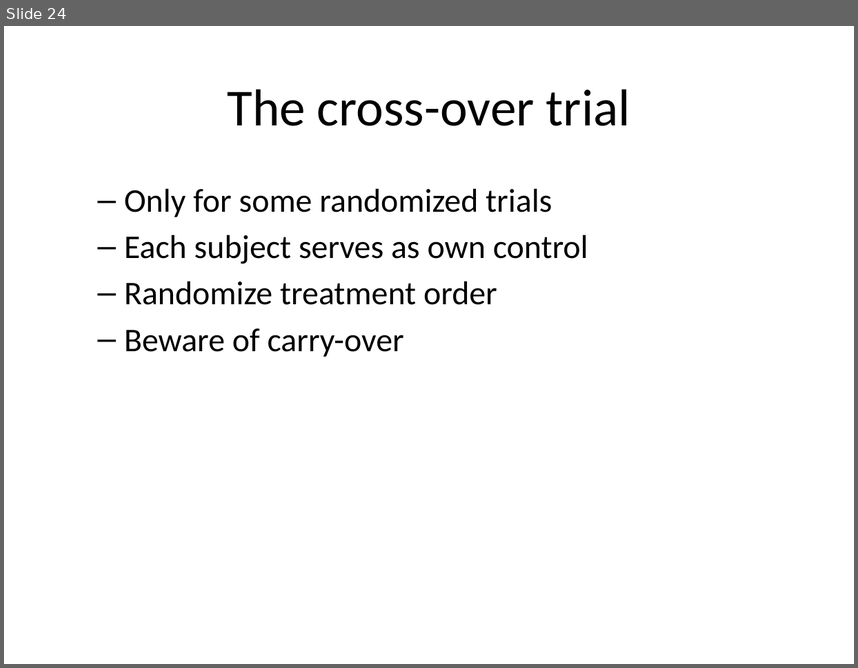
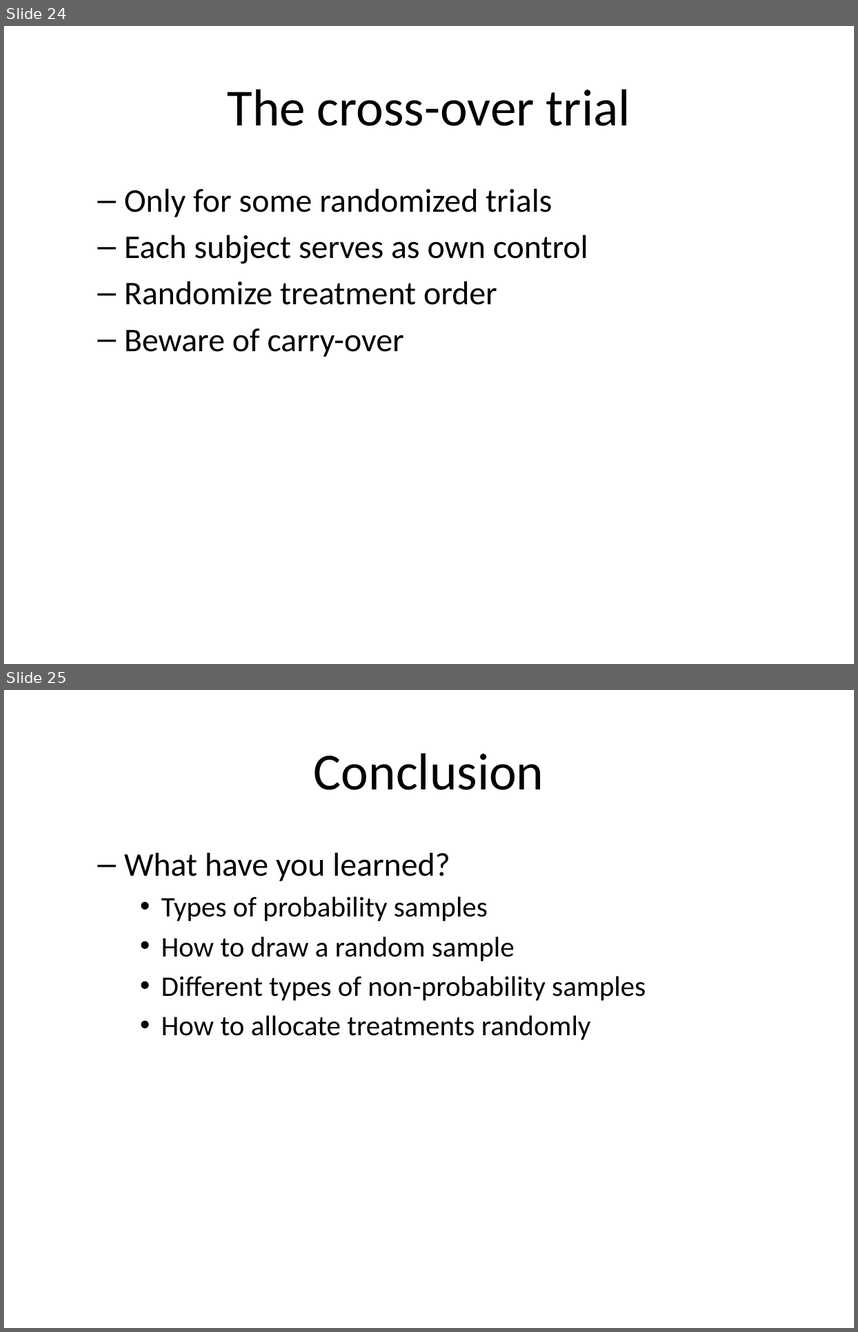
Before and after one commit to pmean/classes, a slide deck: clinical-research-methodology/results/video08-sampling.pptx. Shown one above the other, each under a label of ours: slide 24 before the commit, slides 24 and 25 after it. The pictures are 858x668 and 858x1332 pixels, drawn with LibreOffice and Linux fonts; fonts in the diff are those of the drawing. Boxes give left, top, right and bottom in pixels: in the first picture for what was removed or moved away, otherwise in the second. Text is boxed around its words. In the diff, an @@ line names an element or a change of style, - is before the commit and + after.

```diff
--- a/clinical-research-methodology/results/video08-sampling.pptx
+++ b/clinical-research-methodology/results/video08-sampling.pptx
@@ slide 25 added at [4, 690, 854, 1328], background #FFFFFF @@
@@ title added at [314, 753, 544, 790], 44 pt, text #000000 @@
+Conclusion
@@ text added at [124, 852, 646, 1040], 24 pt, text #000000 @@
+  – What have you learned?
+    • Types of probability samples
+    • How to draw a random sample
+    • Different types of non-probability samples
+    • How to allocate treatments randomly
```
Also in this commit, not shown: 2 slides changed, 12 other files.
